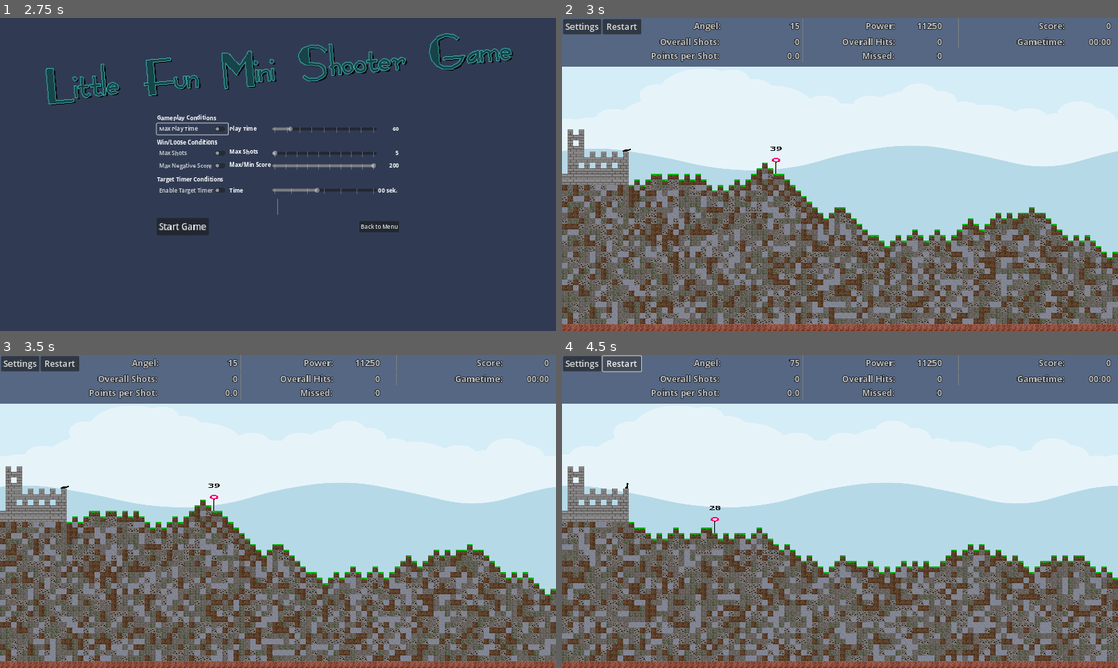
Above: before the commit, frames 1-4 (two rows, left to right).
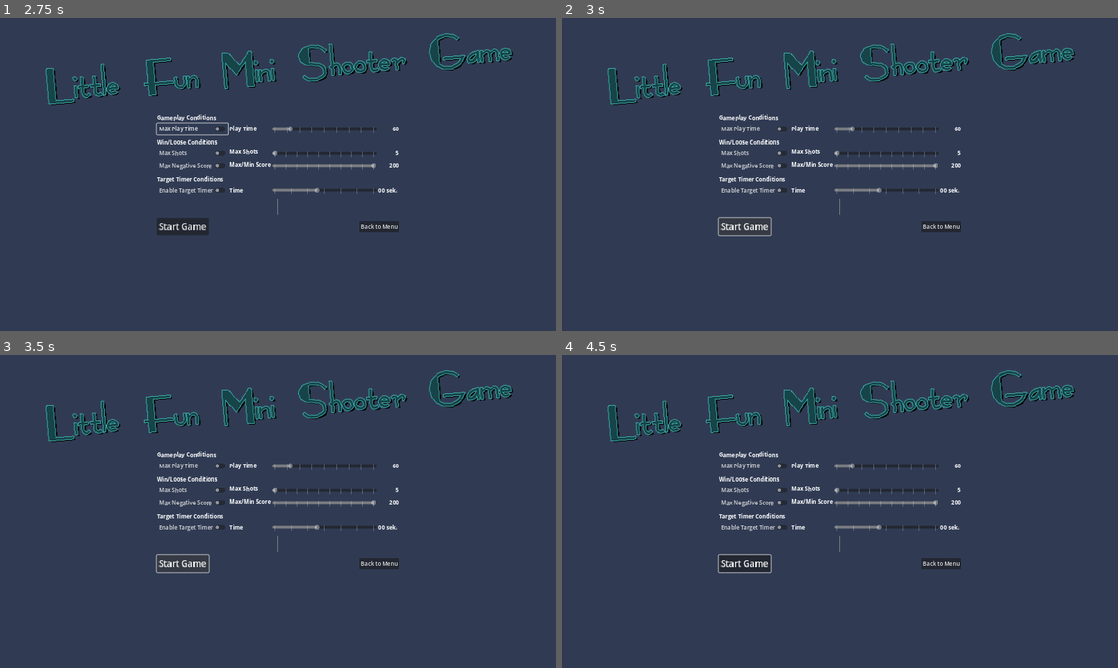
Above: after the commit, the same moments.

Repository: Coding-4Fun/Just4Fun_Mini_Shootergame
Game: Godot game, scene res://UI/MainMenuUI/MainMenuUI.tscn
The game is run twice, just before and just after one commit, with the same random seed, the same clock (stepped at 60 frames per second) and the same inputs.
Inputs (mouse positions are in pixels of both pictures, inside the frame that each line leads up to):
- Up to frame 1 (2.75 s): click "Play" at 0.5 s; click "Max Play Time" at 1.25 s; click "Max Play Time" at 2 s
- Up to frame 2 (3 s): click "Start Game" at 2.75 s
- Up to frame 3 (3.5 s): no input
- Up to frame 4 (4.5 s): click (623, 364) at 3.5 s, where only the run before the commit has a clickable "Restart"; click (623, 364) at 4.25 s, where only the run before the commit has a clickable "Restart"

Frame 1 is identical in both runs. In frame 2, 99% of the frame differs, in the area x 0-100%, y 0-100%; in frame 3, 99%; in frame 4, 99%.

Commit message:
Dbg: Disable Change scene for testing GameSettingsSave Funktion

Diff:
--- a/UI/GameSettingsDialog/game_settings.gd
+++ b/UI/GameSettingsDialog/game_settings.gd
@@ -18,8 +18,8 @@
 
 func _on_butt_start_game_pressed() -> void:
 	Config.save_gameconfig()
-	if get_tree().change_scene_to_packed(Preloads.MainGameScene) != OK:
-		print("Error: change_scene_to()::buttPlay")
+	#if get_tree().change_scene_to_packed(Preloads.MainGameScene) != OK:
+		#print("Error: change_scene_to()::buttPlay")
 
 
 func _on_butt_back_to_menu_pressed() -> void:
